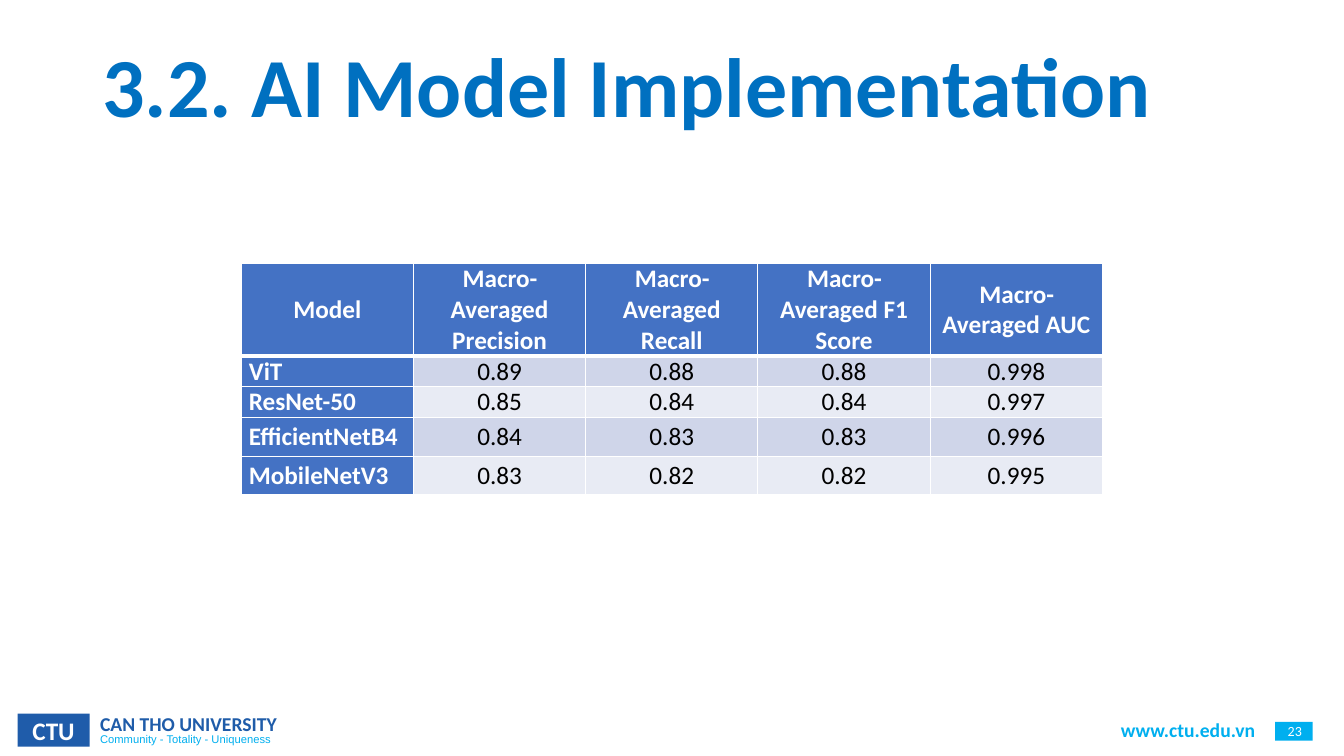
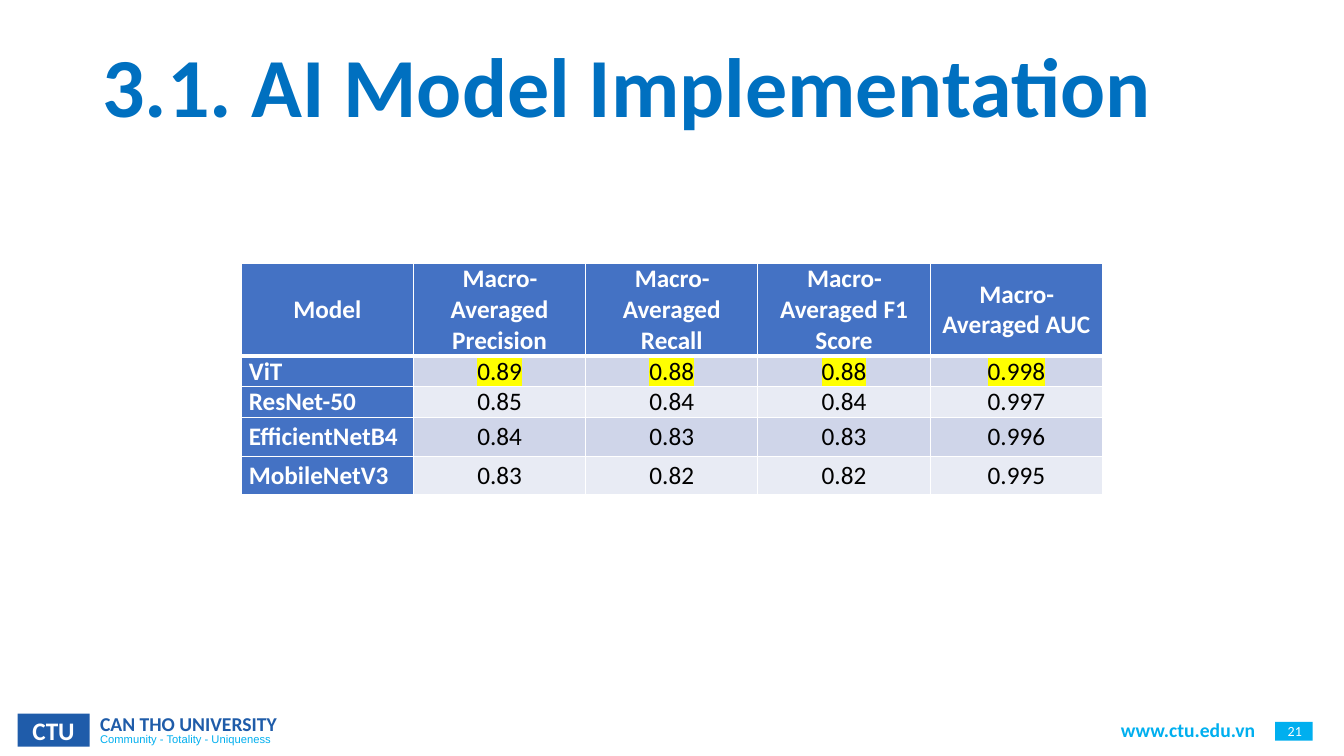
Before and after one commit to CommonHouseCat/fungiscan-mushroom-identifier, a slide deck: slide 21 of Báo cáo/ThesisReport.pptx (slide 23 before the commit). Drawn at 1344x756 pixels with LibreOffice and Linux fonts; fonts in the diff are those of the drawing; background and template pictures are left out. Boxes give left, top, right and bottom in pixels: in the first picture for what was removed or moved away, otherwise in the second. Text is boxed around its words. In the diff, an @@ line names an element or a change of style, - is before the commit and + after.

```diff
--- a/Báo cáo/ThesisReport.pptx
+++ b/Báo cáo/ThesisReport.pptx
@@ title at (x1=102, y1=58, x2=1151, y2=131): text changed @@
-3.2. AI Model Implementation
+3.1. AI Model Implementation
@@ table at (x1=241, y1=264, x2=1103, y2=493) @@
@@ highlight none to #FFFF00 in "0.89", "0.88", "0.88", "0.998" @@
@@ page number at (x1=1288, y1=727, x2=1302, y2=736): text changed @@
-23
+21
```
Also in this commit, not shown: 12 other slides changed, 2 slides added, 2 other files.
